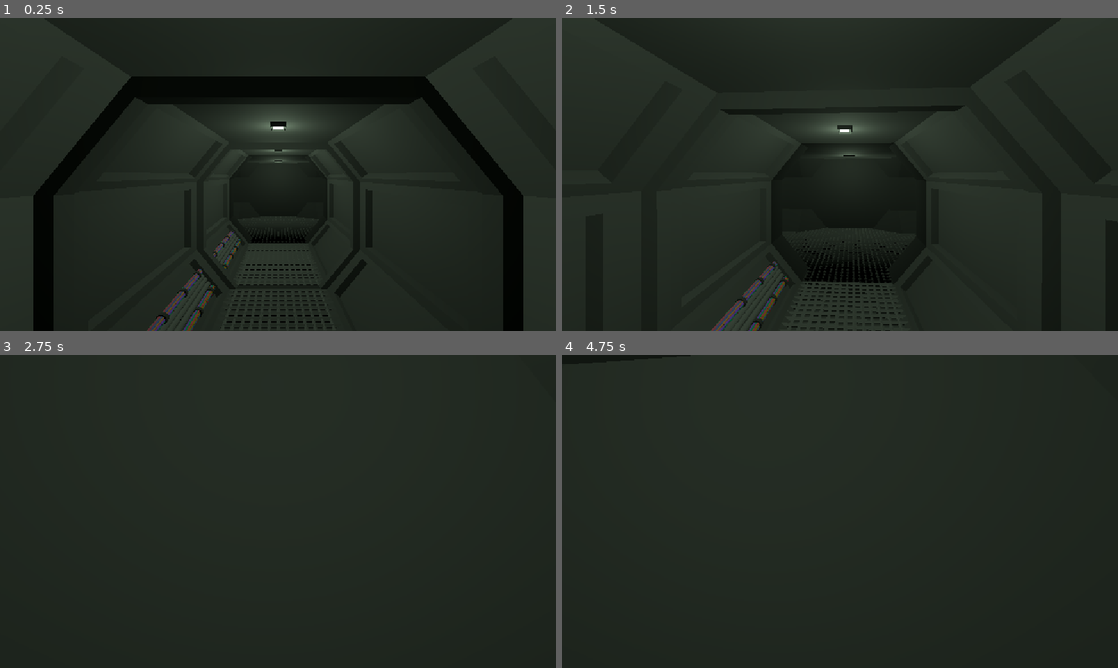
Above: before the commit, frames 1-4 (two rows, left to right).
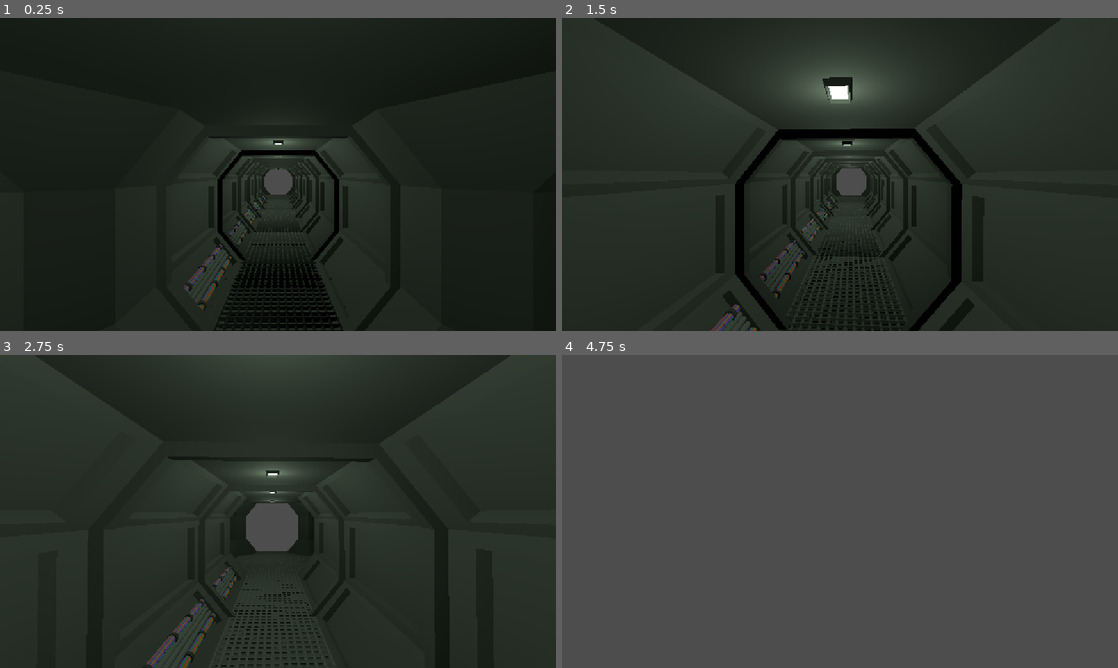
Above: after the commit, the same moments.

Repository: NicheDevelopers/brace-for-impact
Game: Godot game, scene res://src/MapGenerator/parts/corridors/demo/CorridorsDemo.tscn
The game is run twice, just before and just after one commit, with the same random seed, the same clock (stepped at 60 frames per second) and the same inputs. This scene is started directly instead of the project's main scene.
Inputs (mouse positions are in pixels of both pictures, inside the frame that each line leads up to):
- Up to frame 1 (0.25 s): no input
- Up to frame 2 (1.5 s): tap Enter at 0.5 s; move the mouse to (867, 174) at 0.52 s; hold Ctrl (crouch) 0.53-1.28 s; hold W (move_forward) from 0.53 s (still down); tap Space (jump) at 0.77 s; move the mouse to (812, 174) at 1.27 s; tap E (interact) at 1.35 s
- Up to frame 3 (2.75 s): keep holding W (move_forward); tap Space (jump) at 1.52 s; move the mouse to (289, 505) at 2.02 s; hold Shift (sprint) from 2.03 s (still down)
- Up to frame 4 (4.75 s): keep holding W (move_forward); move the mouse to (834, 517) at 2.77 s; release Shift (sprint) at 2.78 s; tap Ctrl (crouch) at 2.85 s; tap Space (jump) at 3.02, 3.77, 4.52 s; move the mouse to (878, 514) at 3.52 s; tap E (interact) at 3.6 s; move the mouse to (795, 508) at 4.27 s; tap Shift (sprint) at 4.35 s

The runs differ from the first frame. In frame 1, 14% of the frame differs, in the area x 6-100%, y 0-100%; in frame 2, 12%; in frame 3, 3.3%; in frame 4, 100%, in the area x 0-100%, y 0-100%.

Commit message:
Update Corridor scene

Diff:
--- a/src/MapGenerator/parts/corridors/Corridor.tscn
+++ b/src/MapGenerator/parts/corridors/Corridor.tscn
@@ -1,31 +1,57 @@
 [gd_scene load_steps=6 format=3 uid="uid://cb8tg12r4rl3x"]
 
 [ext_resource type="PackedScene" uid="uid://tvj55kk7x1qr" path="res://src/MapGenerator/parts/corridors/raw/CorridorStraight/CorridorStraight.tscn" id="1_fgx8y"]
-[ext_resource type="PackedScene" uid="uid://bmt61higtx053" path="res://src/MapGenerator/parts/corridors/raw/CorridorFloorSmall/CorridorFloorSmall.tscn" id="2_8c08p"]
 [ext_resource type="PackedScene" uid="uid://b6ap4p00nbeww" path="res://src/MapGenerator/parts/corridors/raw/CorridorCables/CorridorCables.tscn" id="3_ymrpd"]
 [ext_resource type="PackedScene" uid="uid://d308n4tea1len" path="res://src/MapGenerator/parts/corridors/raw/CorridorPipe/CorridorPipe.tscn" id="4_lbf74"]
 [ext_resource type="PackedScene" uid="uid://cgvvemx4qwiy6" path="res://src/MapGenerator/parts/corridors/raw/CorridorLamp/CorridorLamp.tscn" id="5_8c08p"]
+[ext_resource type="PackedScene" uid="uid://rbvof2rvowdb" path="res://src/MapGenerator/parts/corridors/raw/CorridorFloorLarge/CorridorFloorLarge.tscn" id="6_ymrpd"]
 
 [node name="Corridor" type="Node3D"]
 
-[node name="Walls" parent="." instance=ExtResource("1_fgx8y")]
+[node name="Section1" type="Node3D" parent="."]
+transform = Transform3D(1, 0, 0, 0, 1, 0, 0, 0, 1, 0, 0, 1)
 
-[node name="Floor" parent="." instance=ExtResource("2_8c08p")]
+[node name="Walls" parent="Section1" instance=ExtResource("1_fgx8y")]
 
-[node name="corridor-cables" parent="." instance=ExtResource("3_ymrpd")]
+[node name="corridor-cables" parent="Section1" instance=ExtResource("3_ymrpd")]
 transform = Transform3D(1, 0, 0, 0, 1, 0, 0, 0, 1, -1.08123, 0.555982, 0)
 
-[node name="corridor-cables2" parent="." instance=ExtResource("3_ymrpd")]
+[node name="corridor-cables2" parent="Section1" instance=ExtResource("3_ymrpd")]
 transform = Transform3D(-0.304449, -0.952529, 0, 0.952529, -0.304449, 0, 0, 0, 1, -0.909919, 0.338436, 0)
 
-[node name="corridor-pipe" parent="." instance=ExtResource("4_lbf74")]
+[node name="corridor-pipe" parent="Section1" instance=ExtResource("4_lbf74")]
 transform = Transform3D(1, 0, 0, 0, 1, 0, 0, 0, 1, -1.00819, 0.453771, 0)
 
-[node name="corridor-pipe2" parent="." instance=ExtResource("4_lbf74")]
+[node name="corridor-pipe2" parent="Section1" instance=ExtResource("4_lbf74")]
 transform = Transform3D(1, 0, 0, 0, 1, 0, 0, 0, 1, -1.04463, 0.495897, 0)
 
-[node name="corridor-pipe3" parent="." instance=ExtResource("4_lbf74")]
+[node name="corridor-pipe3" parent="Section1" instance=ExtResource("4_lbf74")]
 transform = Transform3D(1, 0, 0, 0, 1, 0, 0, 0, 1, -0.96506, 0.401783, 0)
 
-[node name="CorridorLamp" parent="." instance=ExtResource("5_8c08p")]
+[node name="CorridorLamp" parent="Section1" instance=ExtResource("5_8c08p")]
 transform = Transform3D(1, 0, 0, 0, -1, 8.74228e-08, 0, -8.74228e-08, -1, 0, 2.4, 0)
+
+[node name="Section2" type="Node3D" parent="."]
+transform = Transform3D(1, 0, 0, 0, 1, 0, 0, 0, 1, 0, 0, -1)
+
+[node name="Walls" parent="Section2" instance=ExtResource("1_fgx8y")]
+
+[node name="corridor-cables" parent="Section2" instance=ExtResource("3_ymrpd")]
+transform = Transform3D(1, 0, 0, 0, 1, 0, 0, 0, 1, -1.08123, 0.555982, 0)
+
+[node name="corridor-cables2" parent="Section2" instance=ExtResource("3_ymrpd")]
+transform = Transform3D(-0.304449, -0.952529, 0, 0.952529, -0.304449, 0, 0, 0, 1, -0.909919, 0.338436, 0)
+
+[node name="corridor-pipe" parent="Section2" instance=ExtResource("4_lbf74")]
+transform = Transform3D(1, 0, 0, 0, 1, 0, 0, 0, 1, -1.00819, 0.453771, 0)
+
+[node name="corridor-pipe2" parent="Section2" instance=ExtResource("4_lbf74")]
+transform = Transform3D(1, 0, 0, 0, 1, 0, 0, 0, 1, -1.04463, 0.495897, 0)
+
+[node name="corridor-pipe3" parent="Section2" instance=ExtResource("4_lbf74")]
+transform = Transform3D(1, 0, 0, 0, 1, 0, 0, 0, 1, -0.96506, 0.401783, 0)
+
+[node name="CorridorLamp" parent="Section2" instance=ExtResource("5_8c08p")]
+transform = Transform3D(1, 0, 0, 0, -1, 8.74228e-08, 0, -8.74228e-08, -1, 0, 2.4, 0)
+
+[node name="corridor-floor-large" parent="." instance=ExtResource("6_ymrpd")]
--- a/src/MapGenerator/parts/corridors/demo/CorridorsDemo.tscn
+++ b/src/MapGenerator/parts/corridors/demo/CorridorsDemo.tscn
@@ -13,70 +13,58 @@
 
 [node name="Map" type="Node3D" parent="."]
 
+[node name="CorridorJunctionX" parent="Map" instance=ExtResource("3_ao3t5")]
+
 [node name="Corridor" parent="Map" instance=ExtResource("2_1raf0")]
+transform = Transform3D(1, 0, 0, 0, 1, 0, 0, 0, 1, 0, 0, -4)
 
 [node name="Corridor2" parent="Map" instance=ExtResource("2_1raf0")]
-transform = Transform3D(1, 0, 0, 0, 1, 0, 0, 0, 1, 0, 0, -2)
+transform = Transform3D(1, 0, 0, 0, 1, 0, 0, 0, 1, 0, 0, -8)
 
 [node name="Corridor3" parent="Map" instance=ExtResource("2_1raf0")]
-transform = Transform3D(1, 0, 0, 0, 1, 0, 0, 0, 1, 0, 0, -4)
+transform = Transform3D(1, 0, 0, 0, 1, 0, 0, 0, 1, 0, 0, -12)
+
+[node name="CorridorJunctionX2" parent="Map" instance=ExtResource("3_ao3t5")]
+transform = Transform3D(1, 0, 0, 0, 1, 0, 0, 0, 1, 0, 0, -16)
+
+[node name="CorridorJunctionT" parent="Map" instance=ExtResource("5_l06nq")]
+transform = Transform3D(-4.37114e-08, 0, -1, 0, 1, 0, 1, 0, -4.37114e-08, -4, 0, -16)
+
+[node name="CorridorJunctionT2" parent="Map" instance=ExtResource("5_l06nq")]
+transform = Transform3D(-1, 0, 8.74228e-08, 0, 1, 0, -8.74228e-08, 0, -1, -4, 0, -12)
+
+[node name="CorridorJunctionT3" parent="Map" instance=ExtResource("5_l06nq")]
+transform = Transform3D(-4.37114e-08, 0, -1, 0, 1, 0, 1, 0, -4.37114e-08, -8, 0, -16)
+
+[node name="CorridorTurn" parent="Map" instance=ExtResource("4_tkipn")]
+transform = Transform3D(-4.37114e-08, 0, -1, 0, 1, 0, 1, 0, -4.37114e-08, -12, 0, -16)
 
 [node name="Corridor4" parent="Map" instance=ExtResource("2_1raf0")]
-transform = Transform3D(1, 0, 0, 0, 1, 0, 0, 0, 1, -4, 0, 0)
+transform = Transform3D(1, 0, 0, 0, 1, 0, 0, 0, 1, -12, 0, -8)
 
 [node name="Corridor5" parent="Map" instance=ExtResource("2_1raf0")]
-transform = Transform3D(1, 0, 0, 0, 1, 0, 0, 0, 1, -4, 0, -2)
+transform = Transform3D(1, 0, 0, 0, 1, 0, 0, 0, 1, -12, 0, -12)
+
+[node name="CorridorTurn2" parent="Map" instance=ExtResource("4_tkipn")]
+transform = Transform3D(1, 0, 0, 0, 1, 0, 0, 0, 1, -12, 0, -4)
+
+[node name="CorridorJunctionX3" parent="Map" instance=ExtResource("3_ao3t5")]
+transform = Transform3D(1, 0, 0, 0, 1, 0, 0, 0, 1, -8, 0, -4)
+
+[node name="CorridorTurn3" parent="Map" instance=ExtResource("4_tkipn")]
+transform = Transform3D(1, 0, 0, 0, 1, 0, 0, 0, 1, -8, 0, 0)
 
 [node name="Corridor6" parent="Map" instance=ExtResource("2_1raf0")]
-transform = Transform3D(1, 0, 0, 0, 1, 0, 0, 0, 1, -4, 0, -4)
+transform = Transform3D(-4.37114e-08, 0, -1, 0, 1, 0, 1, 0, -4.37114e-08, -4, 0, 0)
+
+[node name="CorridorTurn4" parent="Map" instance=ExtResource("4_tkipn")]
+transform = Transform3D(-4.37114e-08, 0, 1, 0, 1, 0, -1, 0, -4.37114e-08, -4, 0, -4)
+
+[node name="Corridor7" parent="Map" instance=ExtResource("2_1raf0")]
+transform = Transform3D(1, 0, 0, 0, 1, 0, 0, 0, 1, -4, 0, -8)
+
+[node name="CorridorJunctionT4" parent="Map" instance=ExtResource("5_l06nq")]
+transform = Transform3D(1, 0, 0, 0, 1, 0, 0, 0, 1, -8, 0, -12)
 
 [node name="Corridor8" parent="Map" instance=ExtResource("2_1raf0")]
-transform = Transform3D(1, 0, 0, 0, 1, 0, 0, 0, 1, -8, 0, -2)
-
-[node name="Corridor9" parent="Map" instance=ExtResource("2_1raf0")]
-transform = Transform3D(1, 0, 0, 0, 1, 0, 0, 0, 1, -8, 0, -4)
-
-[node name="Corridor10" parent="Map" instance=ExtResource("2_1raf0")]
-transform = Transform3D(-4.37114e-08, 0, -1, 0, 1, 0, 1, 0, -4.37114e-08, 1, 0, -11)
-
-[node name="Corridor11" parent="Map" instance=ExtResource("2_1raf0")]
-transform = Transform3D(-4.37114e-08, 0, -1, 0, 1, 0, 1, 0, -4.37114e-08, 1, 0, -11)
-
-[node name="Corridor12" parent="Map" instance=ExtResource("2_1raf0")]
-transform = Transform3D(-4.37114e-08, 0, -1, 0, 1, 0, 1, 0, -4.37114e-08, -1, 0, -11)
-
-[node name="Corridor13" parent="Map" instance=ExtResource("2_1raf0")]
-transform = Transform3D(1, 0, 0, 0, 1, 0, 0, 0, 1, -8, 0, 0)
-
-[node name="CorridorJunctionX" parent="Map" instance=ExtResource("3_ao3t5")]
-transform = Transform3D(1, 0, 0, 0, 1, 0, 0, 0, 1, -4, 0, -7)
-
-[node name="CorridorTurn" parent="Map" instance=ExtResource("4_tkipn")]
-transform = Transform3D(-4.37114e-08, 0, -1, 0, 1, 0, 1, 0, -4.37114e-08, -8, 0, -7)
-
-[node name="CorridorTurn2" parent="Map" instance=ExtResource("4_tkipn")]
-transform = Transform3D(1, 0, 0, 0, 1, 0, 0, 0, 1, -8, 0, 3)
-
-[node name="CorridorTurn3" parent="Map" instance=ExtResource("4_tkipn")]
-transform = Transform3D(1, 0, 0, 0, 1, 0, 0, 0, 1, -4, 0, 7)
-
-[node name="CorridorTurn4" parent="Map" instance=ExtResource("4_tkipn")]
-transform = Transform3D(-4.37114e-08, 0, 1, 0, 1, 0, -1, 0, -4.37114e-08, 0, 0, 7)
-
-[node name="CorridorJunctionT" parent="Map" instance=ExtResource("5_l06nq")]
-transform = Transform3D(-1, 0, -8.74228e-08, 0, 1, 0, 8.74228e-08, 0, -1, 0, 0, 3)
-
-[node name="CorridorJunctionX2" parent="Map" instance=ExtResource("3_ao3t5")]
-transform = Transform3D(1, 0, 0, 0, 1, 0, 0, 0, 1, -4, 0, 3)
-
-[node name="CorridorTurn5" parent="Map" instance=ExtResource("4_tkipn")]
-transform = Transform3D(-4.37114e-08, 0, -1, 0, 1, 0, 1, 0, -4.37114e-08, -4, 0, -11)
-
-[node name="CorridorTurn6" parent="Map" instance=ExtResource("4_tkipn")]
-transform = Transform3D(-1, 0, 8.74228e-08, 0, 1, 0, -8.74228e-08, 0, -1, 4, 0, -11)
-
-[node name="CorridorTurn7" parent="Map" instance=ExtResource("4_tkipn")]
-transform = Transform3D(1.31134e-07, 0, 1, 0, 1, 0, -1, 0, 1.31134e-07, 4, 0, -7)
-
-[node name="CorridorJunctionT2" parent="Map" instance=ExtResource("5_l06nq")]
-transform = Transform3D(-4.37114e-08, 0, -1, 0, 1, 0, 1, 0, -4.37114e-08, 0, 0, -7)
+transform = Transform3D(1, 0, 0, 0, 1, 0, 0, 0, 1, -8, 0, -8)
